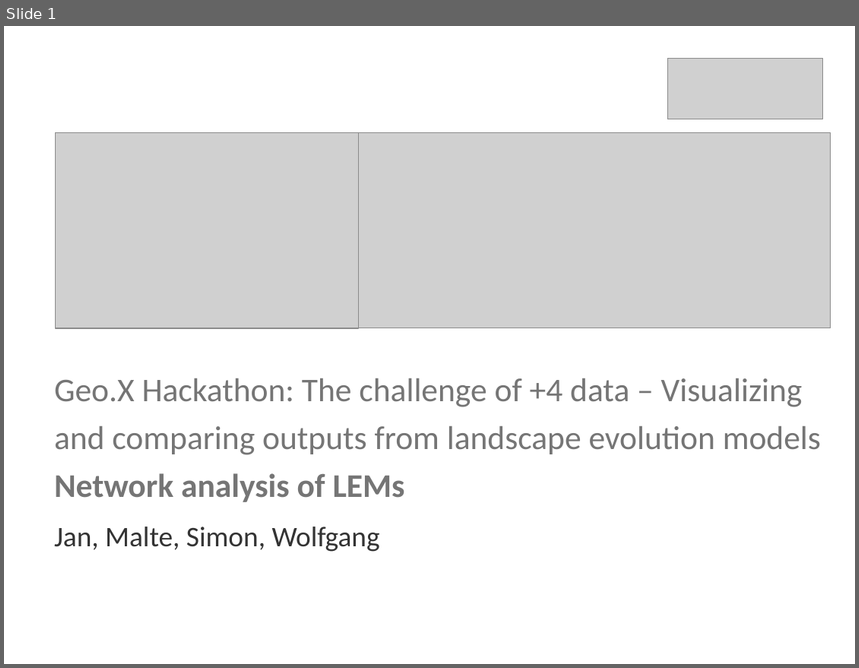
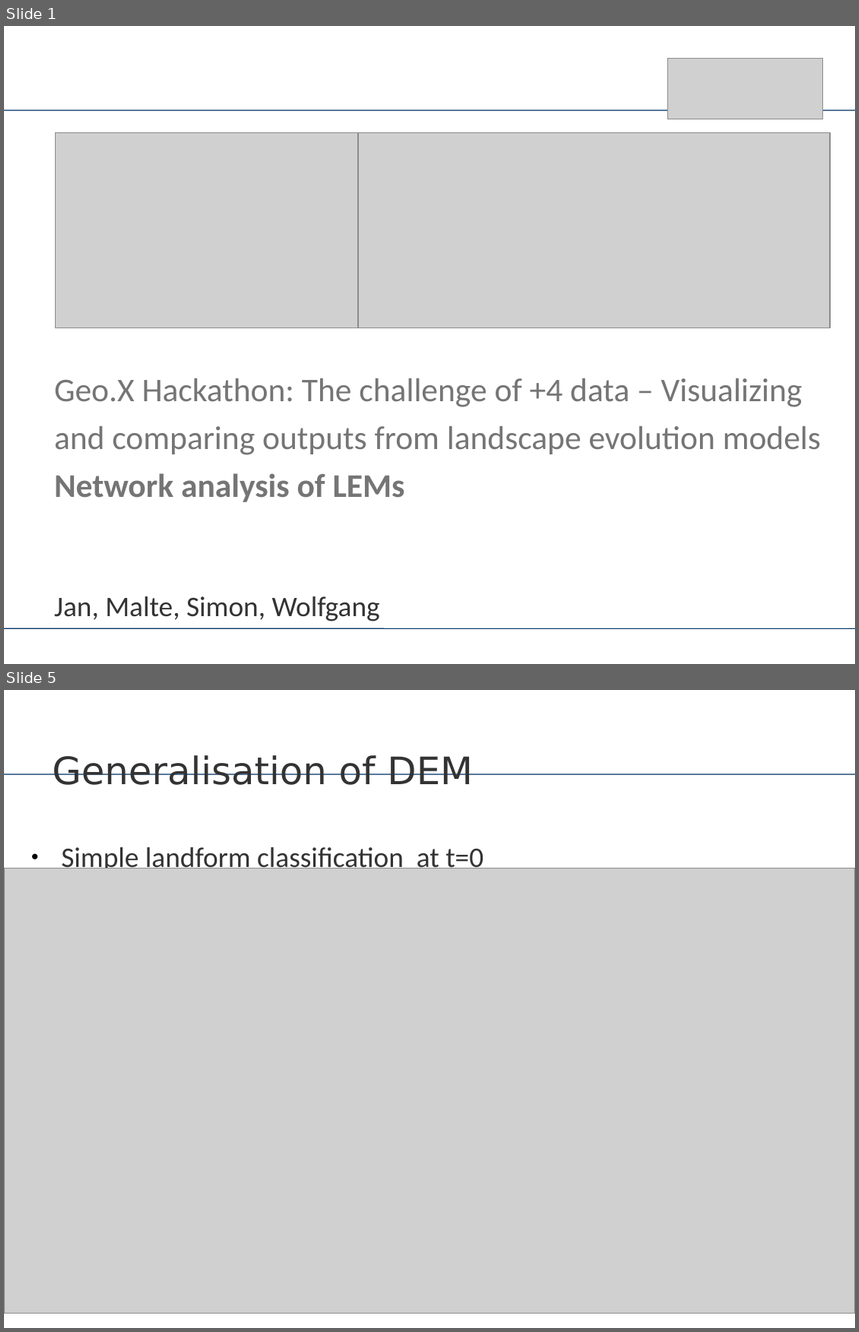
Before and after one commit to Geo-X-Hackathon/lem_network, a slide deck: Hackathon_network.pptx. Shown one above the other, each under a label of ours: slide 1 before the commit, slides 1 and 5 after it; the slides between them are not shown. The pictures are 859x668 and 859x1332 pixels, drawn with LibreOffice and Linux fonts; fonts in the diff are those of the drawing; grey boxes stand for pictures. Boxes give left, top, right and bottom in pixels: in the first picture for what was removed or moved away, otherwise in the second. Text is boxed around its words. In the diff, an @@ line names an element or a change of style, - is before the commit and + after.

```diff
--- a/Hackathon_network.pptx
+++ b/Hackathon_network.pptx
@@ slide 5 added at [4,690,855,1328], background #FFFFFF; not listed: 2 template elements that a slide beside it also shows @@
@@ text added at [52,755,473,785], 32 pt, text #333333 @@
+Generalisation of DEM
@@ text added at [61,847,484,875], 24 pt, text #333333 @@
+● Simple landform classification at t=0
@@ picture added at [4,868,855,1313] @@
@@ slide 1 changed as well @@
@@ line added from (4, 110) to (855, 110), #003366 0.74 pt @@
@@ text "Jan, Malte, Simon, Wolfgang": place and size @@
-text "Jan, Malte, Simon, Wolfgang" at [54,527,380,552]
+text "Jan, Malte, Simon, Wolfgang" at [54,597,380,622]
@@ line added from (4, 629) to (855, 629), #003366 0.74 pt @@
```
Also in this commit, not shown: 9 other slides added.
